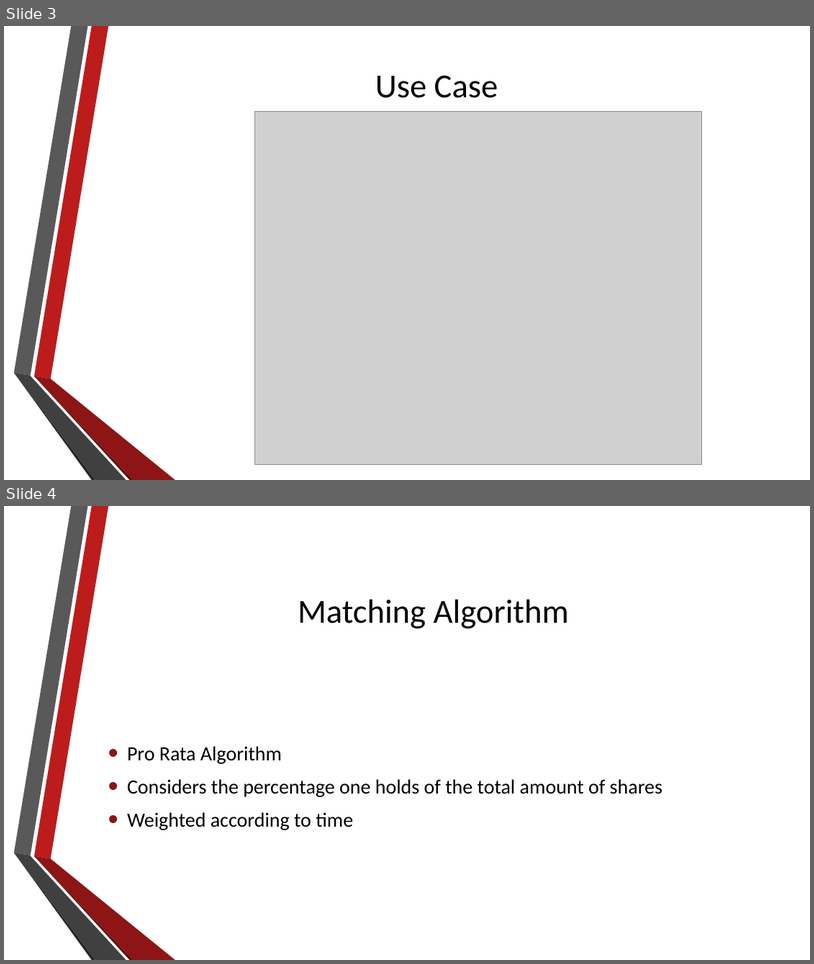
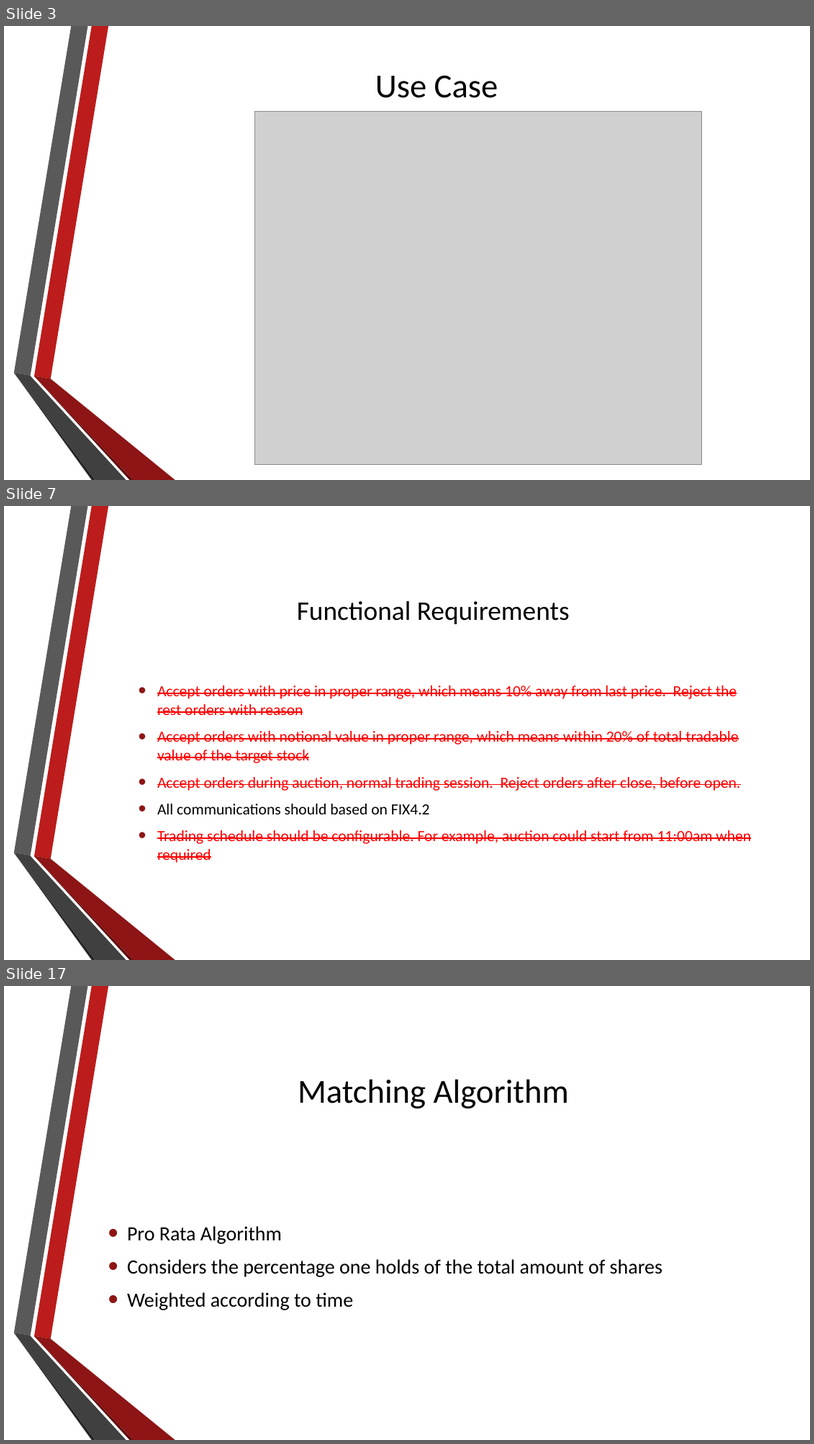
Before and after one commit to agoscinski/FinanceServiceComputing, a slide deck: presentations/ExchangeSimulator2.pptx. Shown one above the other, each under a label of ours: slides 3 and 4 before the commit, slides 3, 7 and 17 after it; the slides between them are not shown. The pictures are 814x964 and 814x1444 pixels, drawn with LibreOffice and Linux fonts; fonts in the diff are those of the drawing; grey boxes stand for pictures; background and template pictures are left out. Boxes give left, top, right and bottom in pixels: in the first picture for what was removed or moved away, otherwise in the second. Text is boxed around its words. In the diff, an @@ line names an element or a change of style, - is before the commit and + after.

```diff
--- a/presentations/ExchangeSimulator2.pptx
+++ b/presentations/ExchangeSimulator2.pptx
@@ slide 7 added at (4,506,810,960), background picture (left out); not listed: 6 template elements that a slide beside it also shows @@
@@ title added at (297,601,570,624), 32 pt, text #000000 @@
+Functional Requirements
@@ text added at (157,685,751,862), 18.5 pt, text #FF0000, strikethrough @@
+  • Accept orders with price in proper range, which means 10% away from last price. Reject the rest orders with reason
+  • Accept orders with notional value in proper range, which means within 20% of total tradable value of the target stock
+  • Accept orders during auction, normal trading session. Reject orders after close, before open.
+  • All communications should based on FIX4.2
+  • Trading schedule should be configurable. For example, auction could start from 11:00am when required
@@ what was slide 4 is now slide 17 @@
```
Also in this commit, not shown: 13 other slides added.
